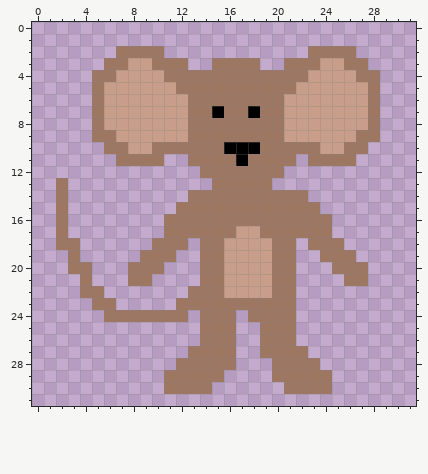
Pixel-art sprite -- assets/mouse.png. Above: the version before the commit.
The file is 32x32 pixels.
Once edited:
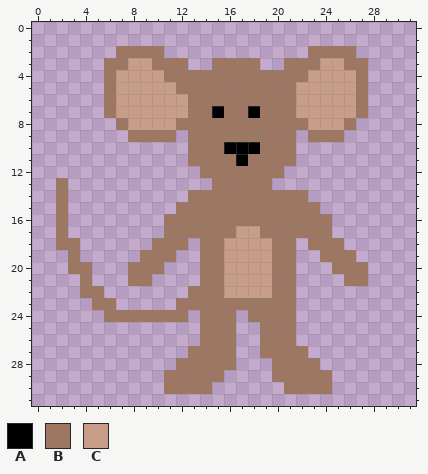
Palette (. is transparent): A #000000  B #9e7763  C #c89e8a
The edit:
y 4: x 5 B -> .; x 28 B -> .
y 5: x 5..6 BC -> .B; x 27..28 CB -> B.
y 6..7: x 5..6 BC -> .B; x 21 C -> B; x 27..28 CB -> B.
y 8: x 5..7 BCC -> ..B; x 12 C -> B; x 21..22 CC -> BB; x 26..28 CCB -> B..
y 9: x 5..12 BBCCCCCC -> ...BBBB.; x 21..28 CCCCCCBB -> B.BBB...
y 10: x 6..12 BBCCBBB -> .......; x 22..27 BBCCBB -> ......
y 11: x 7..10 BBBB -> ....; x 23..26 BBBB -> ....
Boxes around the changes in both pictures, in picture pixels (x1, y1, x2, y2):
changed: (92, 70, 188, 166)
changed: (284, 70, 380, 166)
